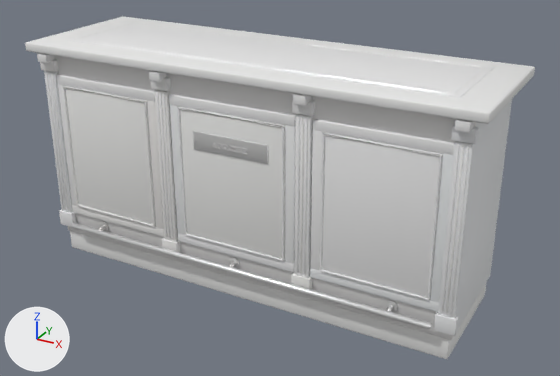
Two versions of the glTF model assets/models/templates/furniture/counter_dark_academia.glb, one commit apart.
Rendered twice from a 50 mm camera at (1.54, -2.7, 1.76) aimed at (0.07, -0.02, 0.42). Lighting does not change. The marker at lower left points along +X, +Y and +Z. The older version comes first. Vertices at exactly the same position are counted once.

Objects in the first picture: 'brass', 'leather', 'wood' and 1 more.
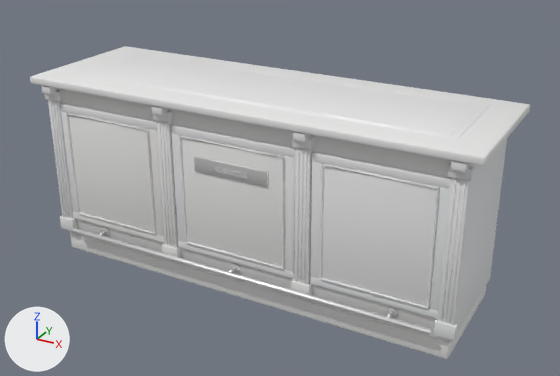
Changed parts and their boxes [x1, y1, x2, y2] in the pictures (560 x 376 px; the box of a moved part takes in the faces that stretch with it):
'wood', rescaled (8% shorter)
    before: [25, 17, 535, 359]
    after: [30, 46, 530, 359]
'leather', moved
    before: [67, 22, 495, 98]
    after: [71, 53, 490, 140]
'brass', reshaped (9% shorter)
    before: [71, 23, 486, 330]
    after: [72, 54, 478, 334]
part 3 of me_goldprägung_001, moved or reshaped
    before: [75, 23, 486, 94]
    after: [78, 54, 478, 136]
part 4 of me_goldprägung_001, moved or reshaped
    before: [193, 131, 268, 164]
    after: [194, 156, 268, 187]
part 5 of me_goldprägung_001, moved or reshaped
    before: [71, 222, 432, 330]
    after: [72, 228, 431, 334]
part 6 of me_goldprägung_001, moved or reshaped
    before: [229, 258, 239, 268]
    after: [229, 264, 239, 273]

The change in detail:
me_korpus_001 is used by ob_wood; location (0.0, 0.0, 0.0).
me_korpus_001 had 5428 vertices, 10604 faces and spanned x -1.0..1.0, y -0.34..0.31, z 0.0..1.0.
me_korpus_001 now has 5428 vertices, 10604 faces and spans x -1.0..1.0, y -0.34..0.31, z 0.0..0.85.
me_korpus_001 part 1: the whole mesh is scaled about the mesh origin by (1, 1, 0.85).
me_lederauflage_001 is used by ob_leather; location (0.0, 0.0, 0.0).
me_lederauflage_001 had 180 vertices, 356 faces and spanned x -0.87..0.87, y -0.23..0.21, z 0.99..1.0.
me_lederauflage_001 now has 180 vertices, 356 faces and spans x -0.87..0.87, y -0.23..0.21, z 0.84..0.85.
me_lederauflage_001 part 2: the whole mesh is moved by (0.0, 0.0, -0.15).
me_goldprägung_001 is used by ob_brass; location (0.0, 0.0, 0.0).
me_goldprägung_001 had 487 vertices, 934 faces and spanned x -0.87..0.87, y -0.34..0.19, z 0.14..1.0.
me_goldprägung_001 now has 488 vertices, 936 faces and spans x -0.87..0.87, y -0.34..0.19, z 0.12..0.85.
me_goldprägung_001 part 3: the loose piece of 18 vertices spanning x -0.84..0.84, y -0.21..0.19, z 1.0 is moved by (0.0, 0.0, -0.15).
me_goldprägung_001 part 4: the loose piece of 56 vertices spanning x -0.17..0.17, y -0.31..-0.3, z 0.65..0.73 is moved by (0.0, 0.0, -0.1).
me_goldprägung_001 part 5: 3 vertices moved within x -0.86..0.86, y -0.33, z 0.14; 176 vertices removed from x -0.87..0.87, y -0.34..-0.29, z 0.14..0.19; 176 vertices added at x -0.87..0.87, y -0.34..-0.29, z 0.12..0.16.
me_goldprägung_001 part 6: 68 vertices removed from x -0.02..0.02, y -0.33..-0.29, z 0.15..0.19; 68 vertices added at x -0.02..0.02, y -0.33..-0.29, z 0.13..0.16.
Other edits to the shape of me_goldprägung_001 do not show in these pictures.
